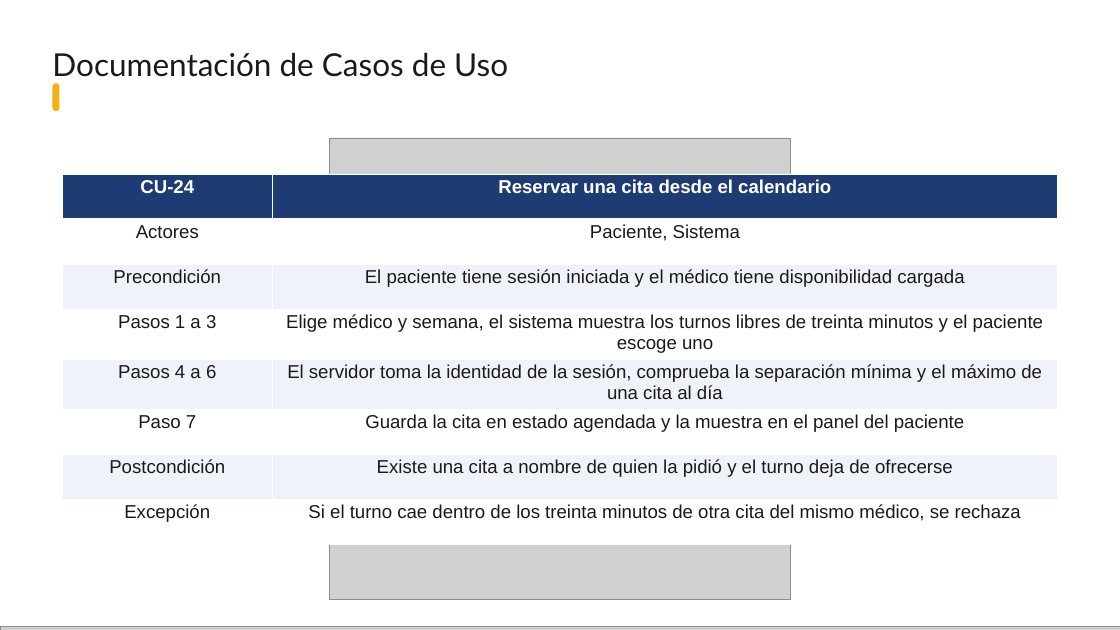
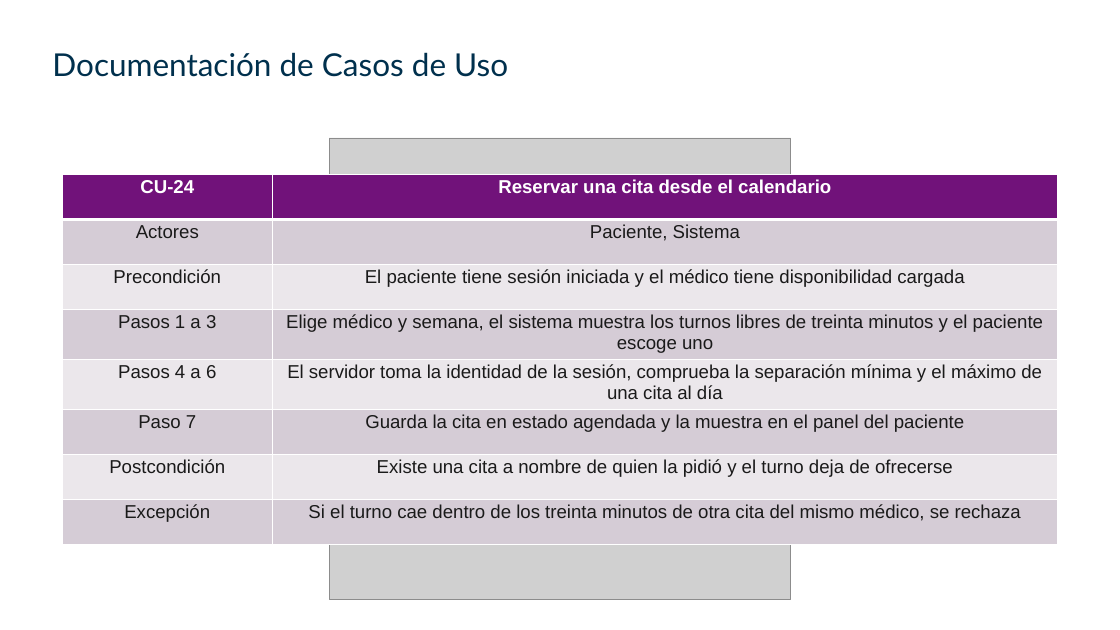
Before and after one commit to Brandonpyjv/Mediapp, a slide deck: slide 27 of docs tesis/exposicion/MediApp - Sustentación.pptx. Drawn at 1120x630 pixels with LibreOffice and Linux fonts; fonts in the diff are those of the drawing; grey boxes stand for pictures; background and template pictures are left out. Boxes give left, top, right and bottom in pixels: in the first picture for what was removed or moved away, otherwise in the second. Text is boxed around its words. In the diff, an @@ line names an element or a change of style, - is before the commit and + after.

```diff
--- a/docs tesis/exposicion/MediApp - Sustentación.pptx
+++ b/docs tesis/exposicion/MediApp - Sustentación.pptx
@@ text "Documentación de Casos de Uso" at [52,52,508,77]: text colour #1A1A1A to #00304D @@
@@ rounded rectangle removed at [52,83,59,111] @@
@@ table at [62,174,1058,544] @@
@@ fill #1F3B73 to #71127A in row 1 @@
@@ fill #FFFFFF to #D5CCD7 in 8 cells @@
@@ fill #EFF3F9 to #EBE7EC in 6 cells @@
@@ picture removed at [0,627,1120,630] @@
```
Also in this commit, not shown: 35 other slides changed, 2 slides added, 2 slides removed, 9 other files.
